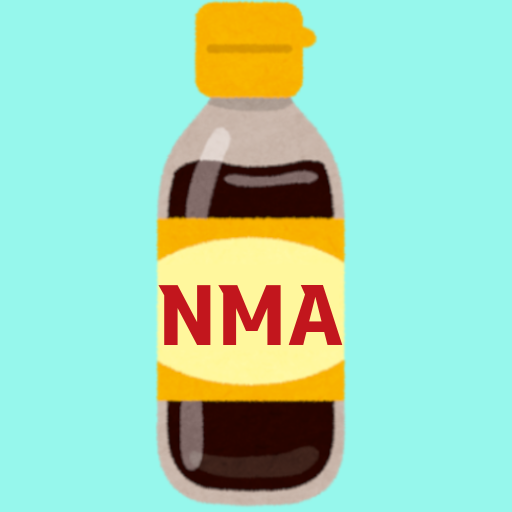
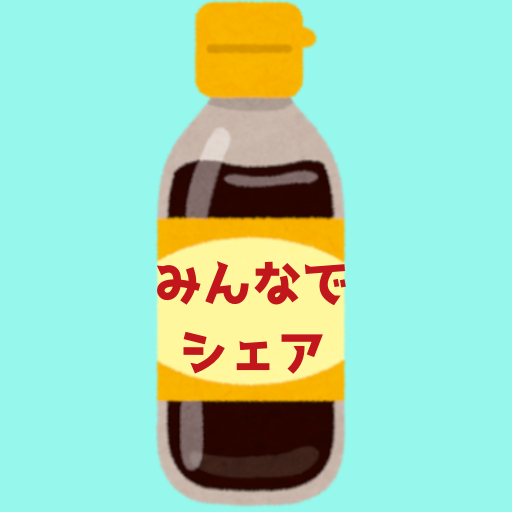
Two versions of the same layered image (512×512). Layer-by-layer changes:
painted on "Text #5" over [156,261,346,374]
